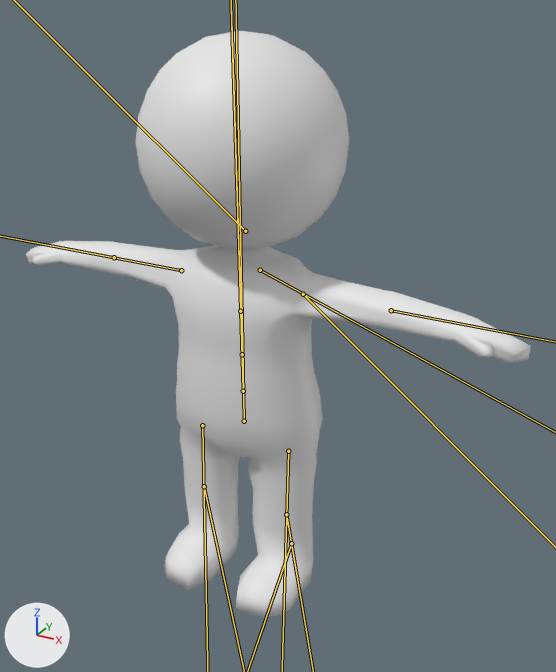
An edit to the glTF model src/browser/public/assets/models/player.glb, drawn before and after from the same camera.
The view is the same before and after, from a 50 mm camera at (3.53, -5.72, 5.61) aimed at (0.32, 0.11, 2.69). Arrows for +X, +Y and +Z are at lower left; the lights stay in place. The bones that change are drawn over the model as lines.
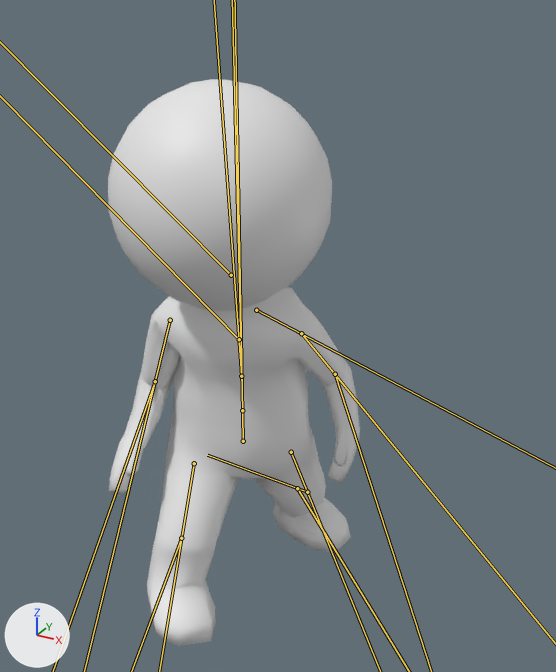
The newer file adds an action. The first version stands in its rest pose; the second is drawn at frame 24 of the action 'turnRight'.

What the commit changed:
Bone 'mixamorig:Hips' (bone_mixamorig_hips) moves from (0.0, 0.0, 0.0) to (-1.0, -5.0, -1.0).
Bone 'mixamorig:Hips' (bone_mixamorig_hips) turns from (0, 0, 0) to (-5, 43, -1) degrees about its own x, y and z.
Bone 'mixamorig:Spine' (bone_mixamorig_spine) turns from (0, 0, 0) to (6, -5, 1) degrees about its own x, y and z.
Bone 'mixamorig:Spine1' (bone_mixamorig_spine1) turns from (0, 0, 0) to (12, -9, 2) degrees about its own x, y and z.
Bone 'mixamorig:Spine2' (bone_mixamorig_spine2) turns from (0, 0, 0) to (12, -9, 2) degrees about its own x, y and z.
Bone 'mixamorig:Head' (bone_mixamorig_head) turns from (0, 0, 0) to (-7, -19, 3) degrees about its own x, y and z.
Bone 'mixamorig:LeftShoulder' (bone_mixamorig_leftshoulder) turns from (0, 0, 0) to (10, 4, 9) degrees about its own x, y and z.
Bone 'mixamorig:LeftArm' (bone_mixamorig_leftarm) turns from (0, 0, 0) to (61, 0, -21) degrees about its own x, y and z.
Bone 'mixamorig:LeftForeArm' (bone_mixamorig_leftforearm) turns from (0, 0, 0) to (3, -3, 42) degrees about its own x, y and z.
Bone 'mixamorig:RightArm' (bone_mixamorig_rightarm) turns from (0, 0, 0) to (63, 15, 0) degrees about its own x, y and z.
Bone 'mixamorig:RightForeArm' (bone_mixamorig_rightforearm) turns from (0, 0, 0) to (0, -7, -49) degrees about its own x, y and z.
Bone 'mixamorig:LeftUpLeg' (bone_mixamorig_leftupleg) turns from (0, 0, 0) to (-21, -6, 24) degrees about its own x, y and z.
Bone 'mixamorig:LeftLeg' (bone_mixamorig_leftleg) turns from (0, 0, 0) to (-32, -7, 0) degrees about its own x, y and z.
Bone 'mixamorig:LeftFoot' (bone_mixamorig_leftfoot) turns from (0, 0, 0) to (41, -16, -29) degrees about its own x, y and z.
Bone 'mixamorig:RightUpLeg' (bone_mixamorig_rightupleg) turns from (0, 0, 0) to (32, 10, -13) degrees about its own x, y and z.
Bone 'mixamorig:RightLeg' (bone_mixamorig_rightleg) turns from (0, 0, 0) to (-41, -15, 7) degrees about its own x, y and z.

What differs and where, as boxes [x1, y1, x2, y2] in the pictures (556 x 672 px):
'Cube', posed (50% narrower): before [26, 31, 531, 618]; after [108, 79, 360, 646]
